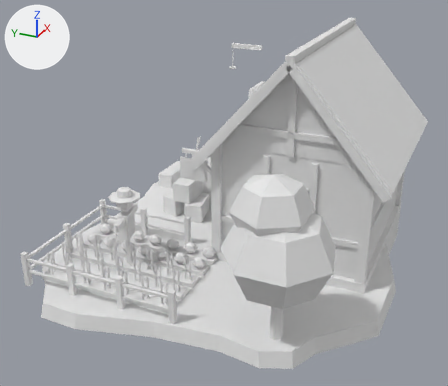
One commit to the FBX model Assets/Village/Models/Village_House_Farming.fbx: the scene before it, then after it.
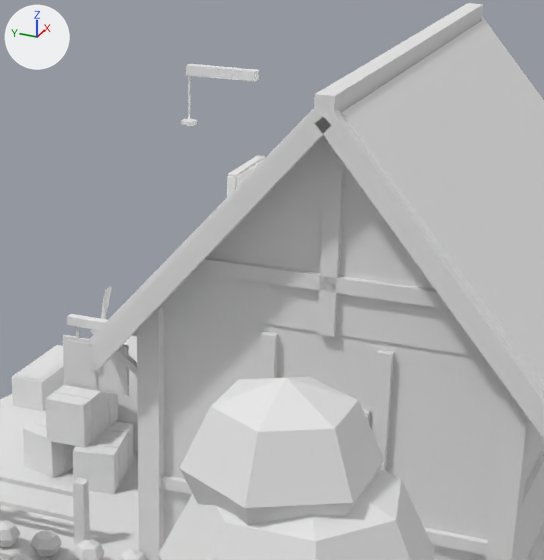
There are two pictures of each version: one whole from a 50 mm lens placed at (-14.67, -6.48, 8.93), pointed at (-0.36, -0.04, 1.77), one close up on the part from 34% to 85% of the width and 4% to 65% of the height. Arrows for +X, +Y and +Z are at upper left; the lights stay in place. The older version's two pictures come first. Where no turn or scale is listed for an object, it has been applied to the vertices.

In view in the first close-up: 'Village_House_Farming'.
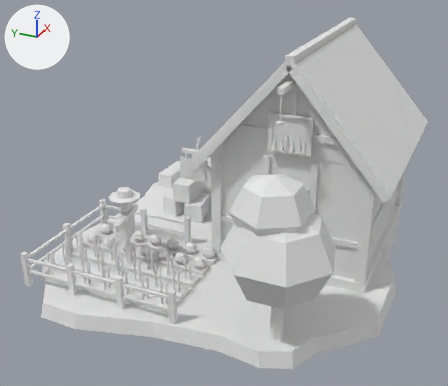
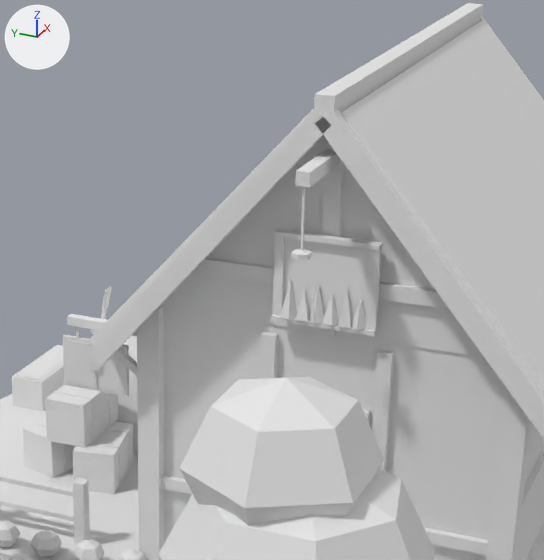
What differs and where, as boxes (x1, y1, x2, y2) in the close-ups (544 x 560 px; the box of a moved part takes in the faces that stretch with it):
part 1 of me_village_house_farming, added
    after: (283, 238, 370, 324)
part 2 of me_village_house_farming, moved or reshaped
    before: (227, 176, 236, 197)
    after: (366, 246, 382, 332)
part 3 of me_village_house_farming, moved or reshaped (not visible before)
    after: (272, 237, 285, 316)
part 4 of me_village_house_farming, added
    after: (271, 315, 377, 336)
part 5 of me_village_house_farming, added
    after: (274, 229, 383, 250)
part 6 of me_village_house_farming, moved or reshaped (not visible before)
    after: (351, 299, 366, 330)
part 7 of me_village_house_farming, moved or reshaped (not visible before)
    after: (338, 289, 351, 328)
part 8 of me_village_house_farming, moved or reshaped (not visible before)
    after: (322, 294, 339, 326)
part 9 of me_village_house_farming, moved or reshaped (not visible before)
    after: (309, 282, 324, 323)
part 10 of me_village_house_farming, moved or reshaped (not visible before)
    after: (296, 290, 309, 321)
part 11 of me_village_house_farming, moved or reshaped (not visible before)
    after: (281, 278, 297, 320)
part 12 of me_village_house_farming, added
    after: (295, 149, 341, 187)
part 13 of me_village_house_farming, added (mostly hidden)
    after: (300, 187, 306, 251)
part 14 of me_village_house_farming, moved or reshaped
    before: (181, 118, 197, 127)
    after: (291, 249, 312, 260)
part 15 of me_village_house_farming, deleted
    before: (186, 64, 259, 82)
part 16 of me_village_house_farming, deleted (mostly hidden)
    before: (235, 158, 265, 189)
part 17 of me_village_house_farming, deleted (mostly hidden)
    before: (188, 76, 190, 119)
part 18 of me_village_house_farming, deleted
    before: (228, 155, 265, 177)

Diff of the bpy script that builds the scene:
```diff
--- a/Assets/Village/Models/Village_House_Farming.fbx.py
+++ b/Assets/Village/Models/Village_House_Farming.fbx.py
@@ me_village_house_farming @@
 # used by ob_village_house_farming; location = (0.0, 0.0, 0.0)
-me_village_house_farming.from_pydata(...)  # 2507 vertices, 2223 faces; spans x -4.87..5.05, y -4.91..4.5, z -0.9..5.94
+me_village_house_farming.from_pydata(...)  # 2515 vertices, 2229 faces; spans x -4.87..5.05, y -4.91..4.5, z -0.9..5.94
+# me_village_house_farming part 1: a new loose piece, a box spanning x -1.06..-0.98, y -2.6..-1.6, z 3.55..4.45, in mat_polygonfantasykingdom_mat_01_a (its picture is missing)
+# me_village_house_farming part 2: the loose piece of 8 vertices spanning x 1.58..1.62, y -0.05..0.05, z 3.3..4.2 is moved by (-2.67, -2.6, 0.25)
+# me_village_house_farming part 3: the loose piece of 8 vertices spanning x 2.57..2.62, y -0.05..0.05, z 3.3..4.2 is moved by (-3.67, -1.6, 0.25)
+# me_village_house_farming part 4: a new loose piece, a box spanning x -1.12..-1.02, y -2.65..-1.55, z 3.525..3.575, in mat_polygonfantasykingdom_mat_01_a (its picture is missing)
+# me_village_house_farming part 5: a new loose piece, a box spanning x -1.12..-1.02, y -2.65..-1.55, z 4.425..4.475, in mat_polygonfantasykingdom_mat_01_a (its picture is missing)
+# me_village_house_farming part 6: the loose piece of 5 vertices spanning x 1.63..1.81, y -0.09..0.09, z 3.32..3.64 is moved by (-2.8, -2.48, 0.26)
+# me_village_house_farming part 7: the loose piece of 5 vertices spanning x 1.79..1.95, y -0.08..0.08, z 3.32..3.74 is moved by (-2.95, -2.33, 0.26)
+# me_village_house_farming part 8: the loose piece of 5 vertices spanning x 1.94..2.1, y -0.08..0.08, z 3.32..3.64 is moved by (-3.1, -2.18, 0.26)
+# me_village_house_farming part 9: the loose piece of 5 vertices spanning x 2.08..2.26, y -0.09..0.09, z 3.32..3.74 is moved by (-3.25, -2.03, 0.26)
+# me_village_house_farming part 10: the loose piece of 5 vertices spanning x 2.25..2.39, y -0.07..0.07, z 3.32..3.64 is moved by (-3.4, -1.88, 0.26)
+# me_village_house_farming part 11: the loose piece of 5 vertices spanning x 2.38..2.56, y -0.09..0.09, z 3.32..3.74 is moved by (-3.55, -1.73, 0.26)
+# me_village_house_farming part 12: a new loose piece, a box spanning x -1.9..-0.6, y -2.17..-2.03, z 5.2..5.34, in mat_polygonfantasykingdom_mat_01_a (its picture is missing)
+# me_village_house_farming part 13: a new loose piece, a box spanning x -1.86..-1.84, y -2.11..-2.09, z 4.521..5.221, in mat_polygonfantasykingdom_mat_01_a (its picture is missing)
+# me_village_house_farming part 14: the loose piece of 14 vertices spanning x 2.0..2.2, y 0.69..0.87, z 4.62..4.72 is moved by (-3.95, -2.88, -0.15)
+# me_village_house_farming part 15: the loose piece of 8 vertices spanning x 2.04..2.16, y -0.1..0.8, z 5.26..5.38 is deleted
+# me_village_house_farming part 16: the loose piece of 8 vertices spanning x 1.6..2.6, y -0.09..-0.01, z 3.3..4.2 is deleted
+# me_village_house_farming part 17: the loose piece of 8 vertices spanning x 2.09..2.11, y 0.77..0.79, z 4.67..5.27 is deleted
+# me_village_house_farming part 18: the loose piece of 8 vertices spanning x 1.6..2.6, y -0.05..0.05, z 4.17..4.22 is deleted
 me_village_house_farming.materials.append(mat_polygonfantasykingdom_mat_01_a)
```
